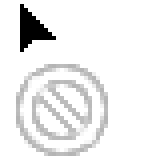
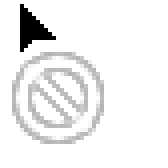
Revision of a layered w=168, h=168 image; what changed, layer by layer:
painted on "No" over [12, 52, 108, 156]
